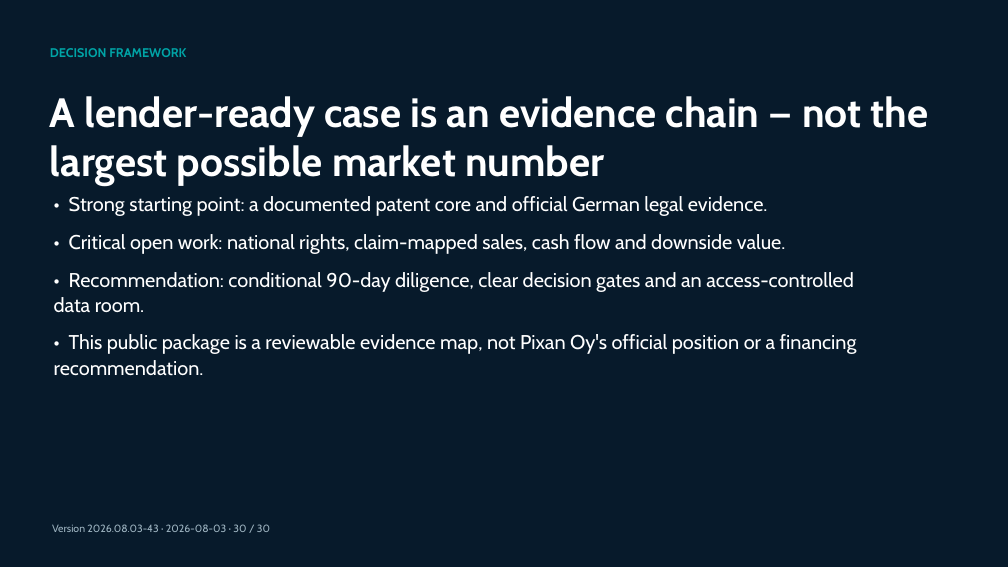
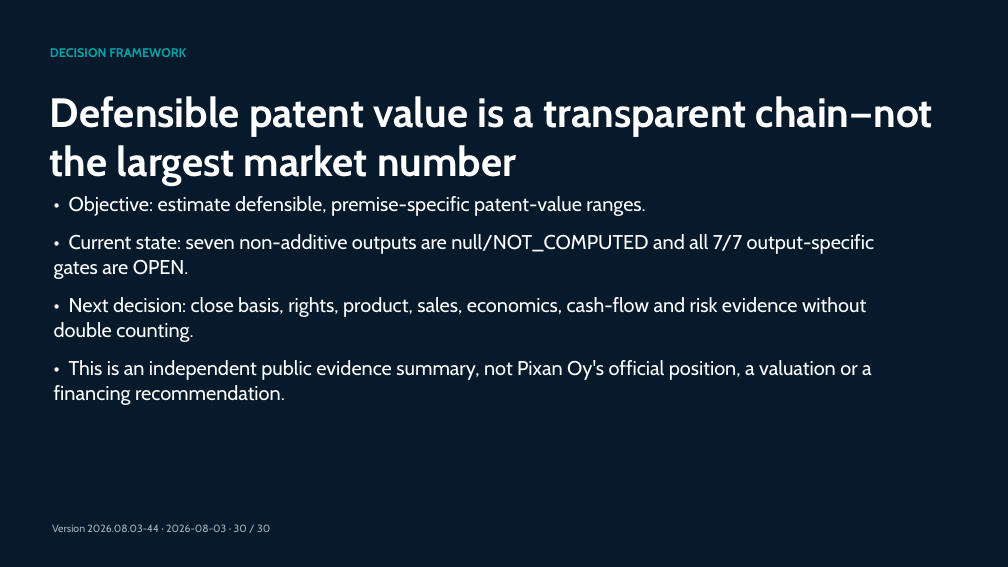
Before and after one commit to jounirautio78-ops/pixan-global-market-evidence-public, a slide deck: slide 30 of site/downloads/pixan-bank-deck-large-en.pptx. Drawn at 1008x567 pixels with LibreOffice and Linux fonts; fonts in the diff are those of the drawing. Boxes give left, top, right and bottom in pixels: in the first picture for what was removed or moved away, otherwise in the second. Text is boxed around its words. In the diff, an @@ line names an element or a change of style, - is before the commit and + after.

Commit message:
Publish v44 patent valuation control and lender package (#40)
Pivot the public Evidence Center, bilingual dashboard, decks and Evidence Registers to a fail-closed, premise-specific patent valuation objective.

```diff
--- a/site/downloads/pixan-bank-deck-large-en.pptx
+++ b/site/downloads/pixan-bank-deck-large-en.pptx
@@ text at box(50, 96, 933, 186): text changed @@
-A lender-ready case is an evidence chain — not the largest possible market number
+Defensible patent value is a transparent chain—not the largest market number
@@ text at box(54, 196, 874, 405): text changed @@
-• Strong starting point: a documented patent core and official German legal evidence.
-• Critical open work: national rights, claim-mapped sales, cash flow and downside value.
-• Recommendation: conditional 90-day diligence, clear decision gates and an access-controlled data room.
-• This public package is a reviewable evidence map, not Pixan Oy's official position or a financing recommendation.
+• Objective: estimate defensible, premise-specific patent-value ranges.
+• Current state: seven non-additive outputs are null/NOT_COMPUTED and all 7/7 output-specific gates are OPEN.
+• Next decision: close basis, rights, product, sales, economics, cash-flow and risk evidence without double counting.
+• This is an independent public evidence summary, not Pixan Oy's official position, a valuation or a financing recommendation.
@@ text at box(52, 524, 270, 532): text changed @@
-Version 2026.08.03-43 · 2026-08-03 · 30 / 30
+Version 2026.08.03-44 · 2026-08-03 · 30 / 30
```
Also in this commit, not shown: 29 other slides changed, 43 other files.
